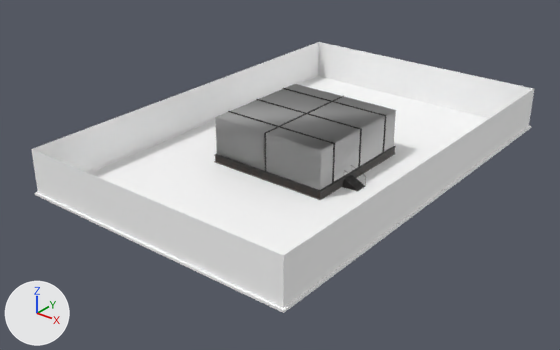
What one commit did to the FBX model Battalitron/Assets/Arenas/Arena1/Arena1.fbx.
Before and after are seen from a camera (50 mm lens) standing at (0.979, -1.32, 0.742) and looking at (0.0, -0.097, -0.017). The lights are fixed; the arrows at lower left show +X, +Y and +Z. Where no turn or scale is listed for an object, it has been applied to the vertices.

The older version as bpy lines, for what is in view:
```python
me_mesh_001 = bpy.data.meshes.new('Mesh.001')
me_mesh_001.from_pydata(...)  # 16 vertices, 18 faces; spans x -0.146..0.146, y -0.146..0.146, z -0.051..0.051
me_mesh_001.materials.append(mat_glass)  # grey #bcbcbc
me_mesh_003 = bpy.data.meshes.new('Mesh.003')
me_mesh_003.from_pydata(...)  # 112 vertices, 104 faces; spans x -0.148..0.148, y -0.148..0.148, z -0.002..0.102
me_mesh_003.materials.append(mat_arena_glass_supports1)  # picture img_metal_titanium_1k_alb_tga
me_mesh_004 = bpy.data.meshes.new('Mesh.004')
me_mesh_004.from_pydata(...)  # 16 vertices, 16 faces; spans x -0.335..0.335, y -0.505..0.505, z -0.05..-0.045
me_mesh_004.materials.append(mat_floor1)  # its picture is missing
# before: 1 (-0.335, -0.505, -0.05) at pixel (34, 194), 2 (0.335, -0.505, -0.05) at pixel (283, 313), 5 (-0.328, -0.498, -0.05), 6 (0.328, -0.498, -0.05), 9 (-0.335, -0.505, -0.045) at pixel (34, 192)
# before: 10 (-0.328, -0.498, -0.045) at pixel (39, 192), 12 (0.335, -0.505, -0.045) at pixel (283, 310), 13 (0.328, -0.498, -0.045) at pixel (283, 306)
ob_arena_glass = bpy.data.objects.new('arena_glass', me_mesh_001)
ob_arena_glass.location = (0.0, 0.0, 0.05)
ob_arena_glass_supports = bpy.data.objects.new('arena_glass_supports', me_mesh_003)
ob_arena_glass_supports.location = (0.0, 0.0, 0.0)
ob_floor = bpy.data.objects.new('floor', me_mesh_004)
ob_floor.location = (0.0, 0.0, 0.04)
# also in view: 'arena_floor' at (0.0, 0.0, 0.001); 'walls' at (0.0, 0.0, 0.042); 'floor2' at (0.0, 0.0, -0.01)
```
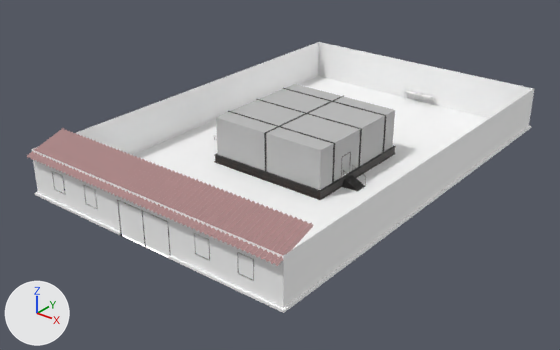
Where the newer file only moved an object's origin or applied its transform, the numbers keep the older frame.

Where the change shows, as pixel boxes (x1, y1, x2, y2) in the pictures (560 x 350 px):
'arena_glass', reshaped: before (215, 84, 396, 190); after (216, 84, 395, 190)
'pPlane1', added: after (27, 128, 313, 266)
'door_handle', added: after (341, 153, 350, 177)
    faces in mat_glass (grey #bcbcbc): (341, 153, 350, 177)
'polySurface20', added: after (118, 200, 171, 260)
'polySurface1', added: after (419, 93, 435, 106)
'polySurface15', added: after (403, 90, 420, 102)
part 1 of me_mesh_004, built on: (35, 193, 284, 313) in both

Edits to the bpy script that builds the scene:
```text
Change me_mesh_001:
    remove me_mesh_001.from_pydata(...)  # 16 vertices, 18 faces; spans x -0.146..0.146, y -0.146..0.146, z -0.051..0.051
    add me_mesh_001.from_pydata(...)  # 142 vertices, 132 faces; spans x -0.145..0.145, y -0.145..0.145, z -0.051..0.051
    me_mesh_001 part 2: 16 vertices removed from x -0.146..0.146, y -0.146..0.146, z -0.051..0.051; 142 vertices added at x -0.145..0.145, y -0.145..0.145, z -0.051..0.051
Change me_mesh_004:
    where me_mesh_004.from_pydata(...)  # 16 vertices, 16 faces; spans x -0.335..0.335, y -0.505..0.505, z -0.05..-0.045
    verts and faces of me_mesh_004; kept vertices keep their numbers, new ones are numbered from 16
    me_mesh_004 part 1
    add delete_faces([(9, 12, 13, 10), (1, 5, 6, 2), (1, 2, 12, 9), (5, 10, 13, 6)])
    add verts[16] = (0.067, -0.505, -0.045)  # pixel (168, 255)
    add verts[17] = (0.067, -0.505, -0.05)  # pixel (168, 258)
    add verts[18] = (-0.066, -0.505, -0.045)  # pixel (119, 232)
    add verts[19] = (-0.066, -0.505, -0.05)  # pixel (119, 235)
    add for new, old in zip([*range(20, 24)], [*range(16, 20)]): verts[new] = verts[old] + (0.0, 0.007, 0.0)
    add faces += [(9, 18, 22, 10), (1, 5, 23, 19), (1, 19, 18, 9), (5, 10, 22, 23), (12, 13, 20, 16), (6, 21, 20, 13)]
    add faces += [(2, 17, 21, 6), (2, 12, 16, 17)]
Add ob_polysurface15:
    ob_polysurface15 = bpy.data.objects.new('polySurface15', me_mesh_010)  # 128 vertices, 80 faces; spans x -0.0226..0.0226, y -0.008..0.008, z -0.0172..0.0066; in mat_wooden_planks (its picture is missing), mat_arena_glass_supports1 (picture img_metal_titanium_1k_alb_tga)
    ob_polysurface15.location = (-0.005, 0.491, 0.007)
Add ob_pplane1:
    ob_pplane1 = bpy.data.objects.new('pPlane1', me_mesh_014)  # 258 vertices, 128 faces; spans x -0.326..0.334, y -0.048..0.048, z -0.02..0.015; in mat_tin_roof (pink #ba9494)
    ob_pplane1.location = (-0.004, -0.469, 0.102)
Add ob_door_handle:
    ob_door_handle = bpy.data.objects.new('door_handle', me_mesh_023)  # 100 vertices, 80 faces; spans x -0.0022..0.0022, y 0.0002..0.0321, z -0.0234..0.0234; in mat_arena_glass_supports1 (picture img_metal_titanium_1k_alb_tga), mat_glass (grey #bcbcbc)
    ob_door_handle.location = (0.145, -0.068, 0.035)
Add ob_polysurface20:
    ob_polysurface20 = bpy.data.objects.new('polySurface20', me_mesh_017)  # 13 vertices, 7 faces; spans x -0.1172..0.0172, y -0.0018..0.0018, z -0.0595..0.0206; in mat_arena_glass_supports1 (picture img_metal_titanium_1k_alb_tga), mat_exterior_window (white #ffffff)
    ob_polysurface20.location = (0.05, -0.5, 0.043)
Add ob_polysurface1:
    ob_polysurface1 = bpy.data.objects.new('polySurface1', me_mesh_009_1)  # 128 vertices, 80 faces; spans x -0.0226..0.0226, y -0.008..0.008, z -0.0172..0.0066; in mat_wooden_planks (its picture is missing), mat_arena_glass_supports1 (picture img_metal_titanium_1k_alb_tga)
    ob_polysurface1.location = (0.042, 0.491, 0.007)
```
